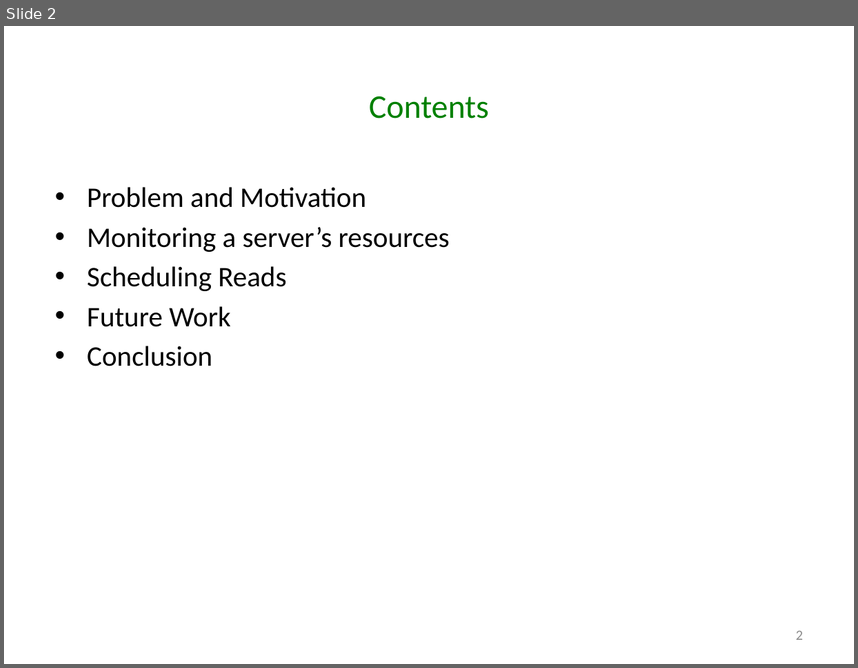
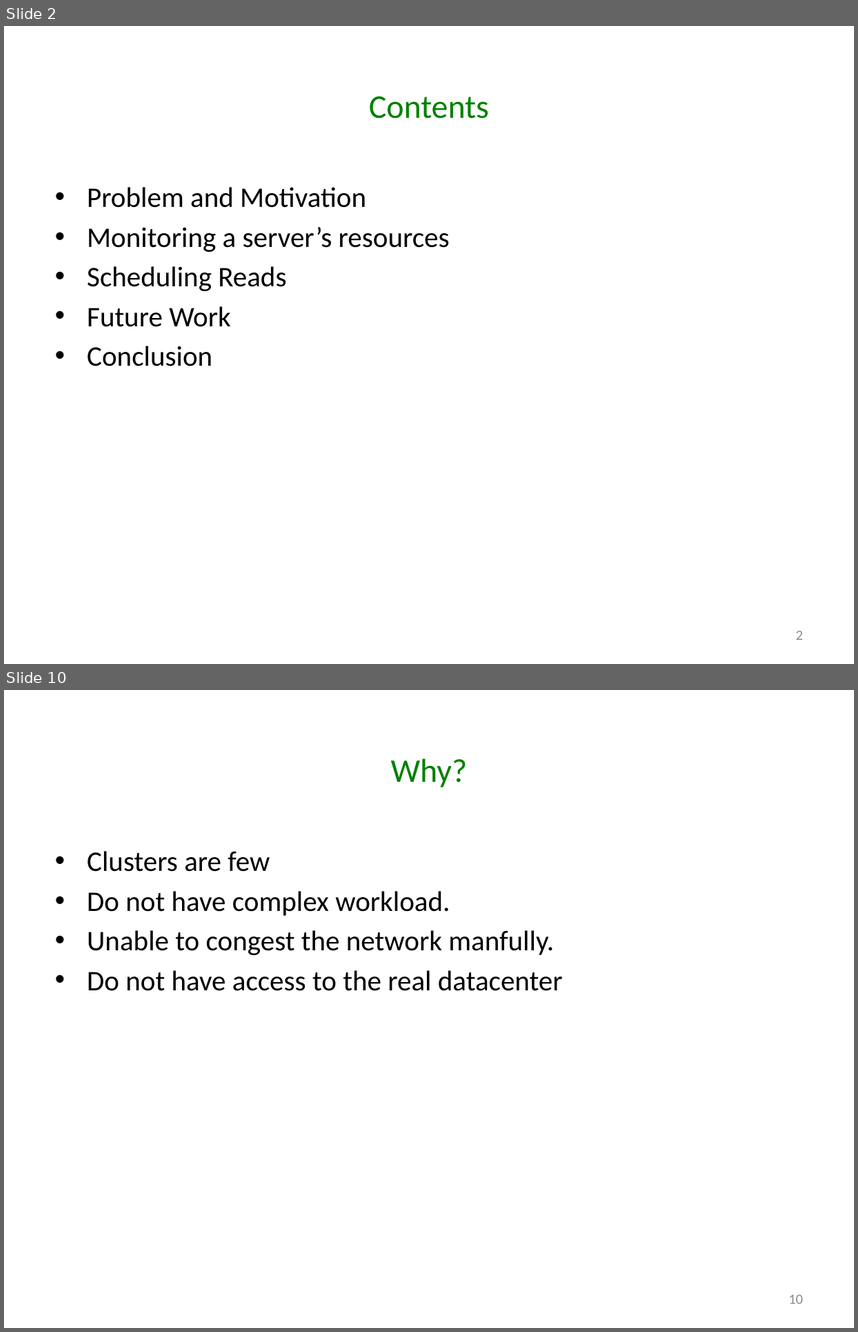
Before and after one commit to godares79/CS848-Project, a slide deck: PresentationSlides/Presentation.pptx. Shown one above the other, each under a label of ours: slide 2 before the commit, slides 2 and 10 after it; the slides between them are not shown. The pictures are 858x668 and 858x1332 pixels, drawn with LibreOffice and Linux fonts; fonts in the diff are those of the drawing. Boxes give left, top, right and bottom in pixels: in the first picture for what was removed or moved away, otherwise in the second. Text is boxed around its words. In the diff, an @@ line names an element or a change of style, - is before the commit and + after.

```diff
--- a/PresentationSlides/Presentation.pptx
+++ b/PresentationSlides/Presentation.pptx
@@ slide 10 added at box(4, 690, 854, 1328), background #FFFFFF @@
@@ title added at box(391, 758, 468, 787), 28 pt, text #008000 @@
+Why?
@@ text added at box(87, 851, 563, 991), 24 pt, text #000000 @@
+• Clusters are few
+• Do not have complex workload.
+• Unable to congest the network manfully.
+• Do not have access to the real datacenter
@@ page number added at box(789, 1294, 803, 1303), 12 pt, text #8C8C8C @@
+10
```
Also in this commit, not shown: 2 slides changed, 8 other slides added, 2 slides removed.
